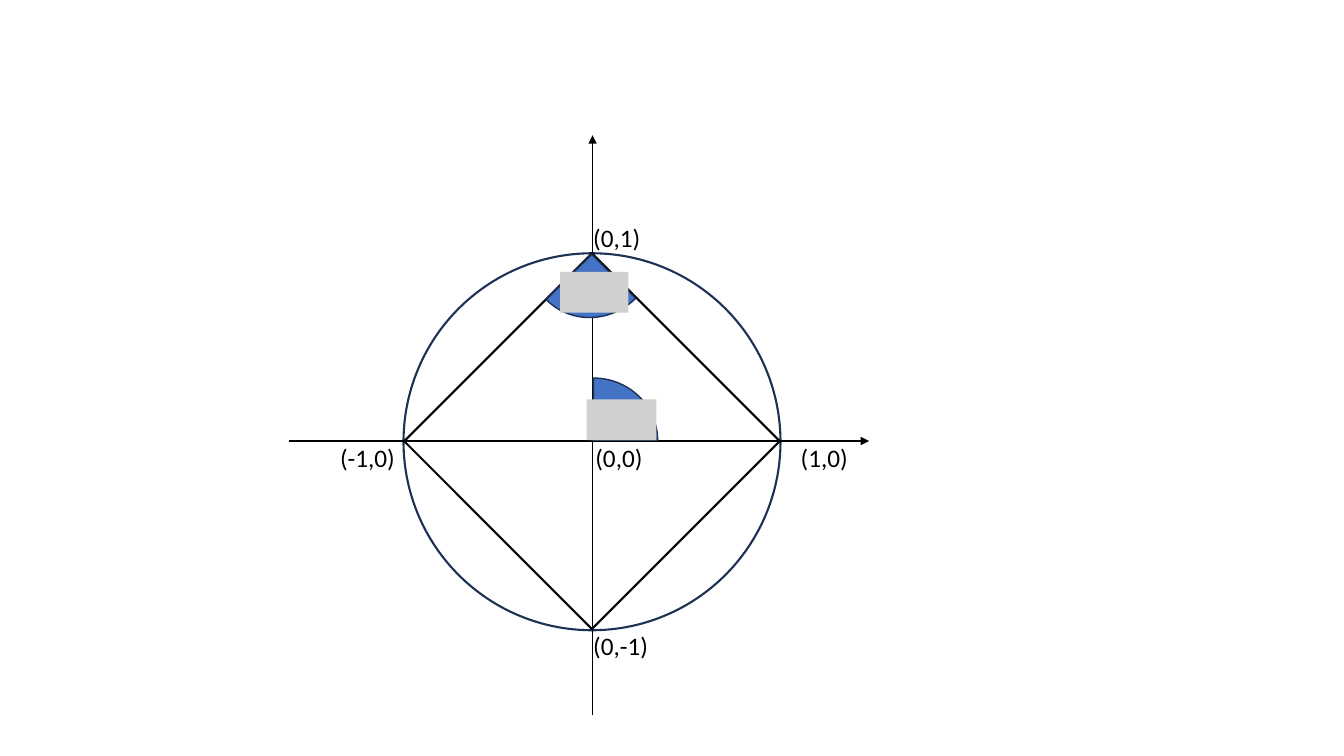
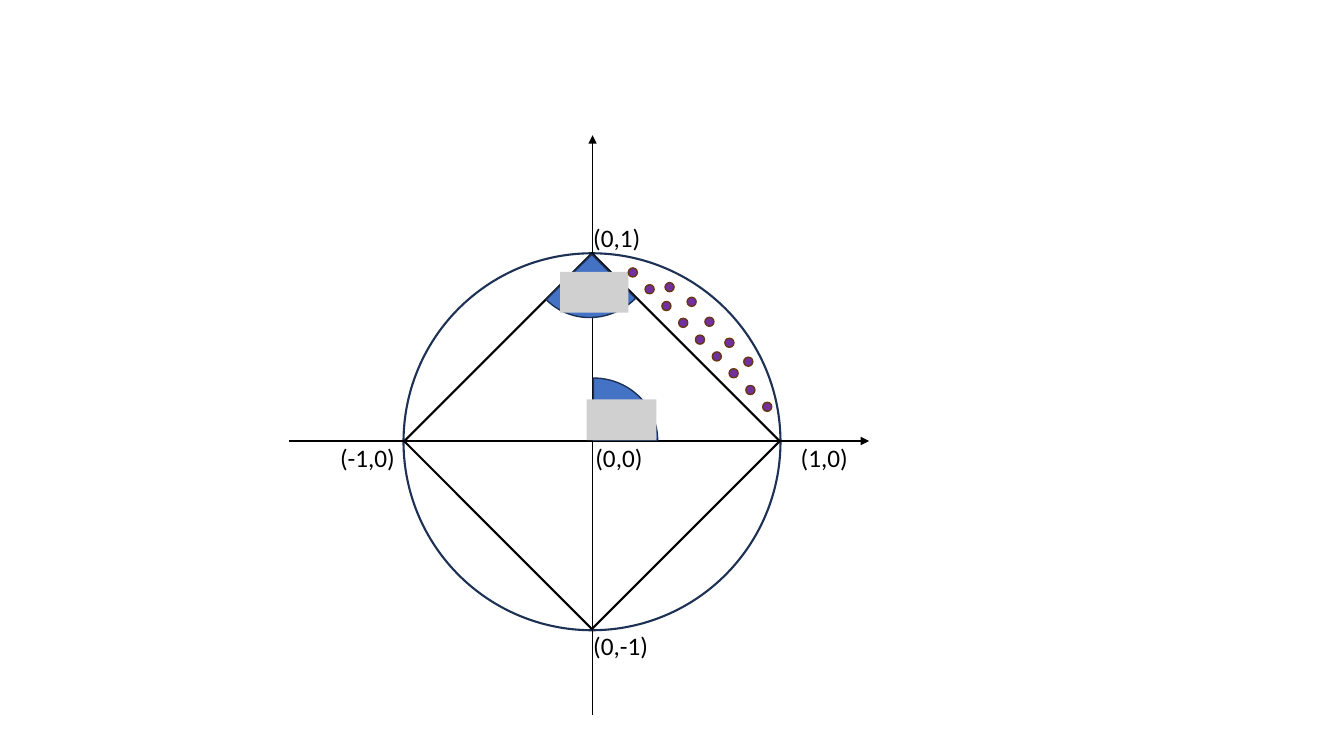
Before and after one commit to tomyaacov/BPpyEvaluation, a slide deck: slide 2 of rich_events/figures/regular_polygon.pptx. Drawn at 1344x756 pixels with LibreOffice and Linux fonts; fonts in the diff are those of the drawing; grey boxes stand for pictures. Boxes give left, top, right and bottom in pixels: in the first picture for what was removed or moved away, otherwise in the second. Text is boxed around its words. In the diff, an @@ line names an element or a change of style, - is before the commit and + after.

```diff
--- a/rich_events/figures/regular_polygon.pptx
+++ b/rich_events/figures/regular_polygon.pptx
@@ ellipse added at (628, 268, 637, 277), fill #7030A0, outline #683715 1 pt @@
@@ ellipse added at (645, 284, 654, 293), fill #7030A0, outline #683715 1 pt @@
@@ ellipse added at (665, 282, 675, 291), fill #7030A0, outline #683715 1 pt @@
@@ ellipse added at (688, 297, 697, 307), fill #7030A0, outline #683715 1 pt @@
@@ ellipse added at (662, 301, 671, 311), fill #7030A0, outline #683715 1 pt @@
@@ ellipse added at (679, 319, 688, 328), fill #7030A0, outline #683715 1 pt @@
@@ ellipse added at (705, 318, 714, 327), fill #7030A0, outline #683715 1 pt @@
@@ ellipse added at (696, 335, 705, 344), fill #7030A0, outline #683715 1 pt @@
@@ ellipse added at (713, 352, 722, 361), fill #7030A0, outline #683715 1 pt @@
@@ ellipse added at (725, 339, 734, 348), fill #7030A0, outline #683715 1 pt @@
@@ ellipse added at (744, 357, 753, 366), fill #7030A0, outline #683715 1 pt @@
@@ ellipse added at (729, 369, 738, 378), fill #7030A0, outline #683715 1 pt @@
@@ ellipse added at (746, 385, 755, 394), fill #7030A0, outline #683715 1 pt @@
@@ ellipse added at (763, 402, 772, 411), fill #7030A0, outline #683715 1 pt @@
```
Also in this commit, not shown: 5 other files.
